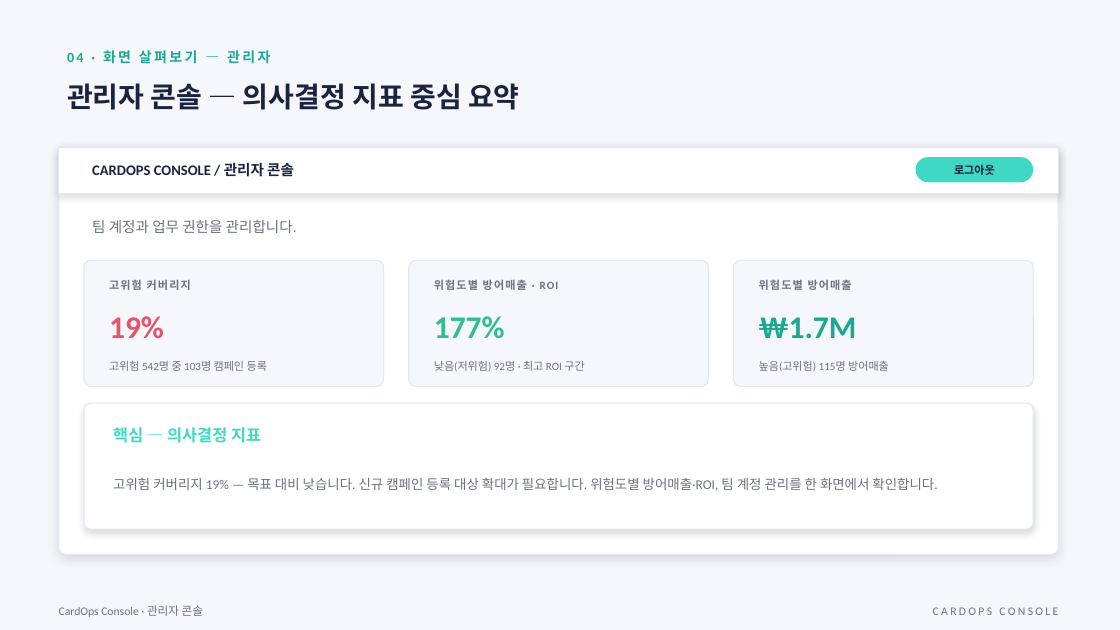
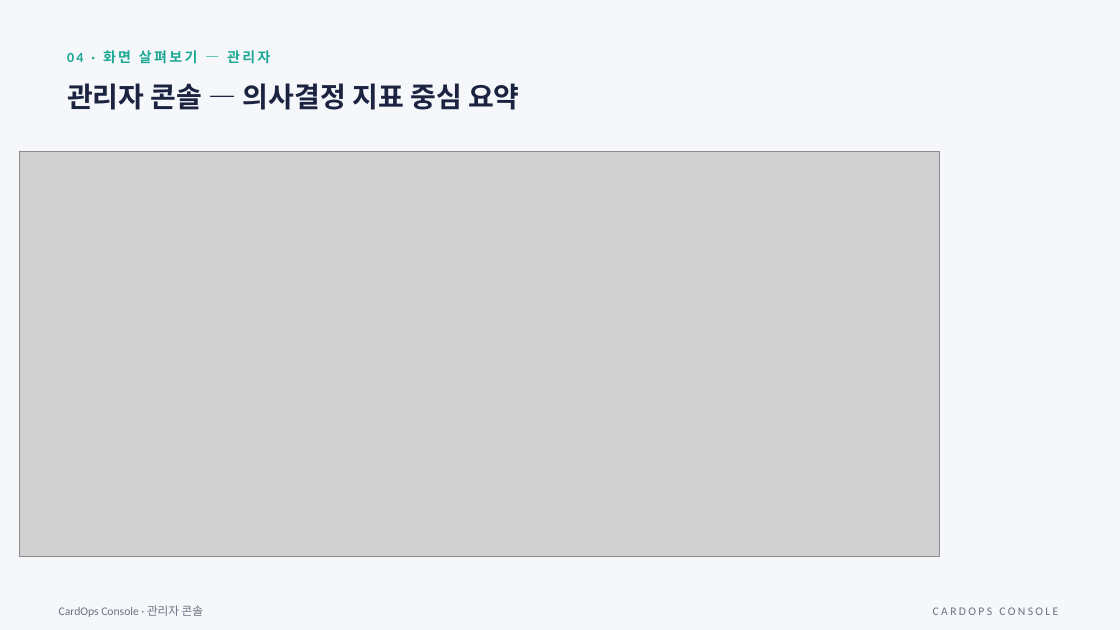
Before and after one commit to SKN-34-castleuk/SKN34-2nd-4Team, a slide deck: slide 15 of docs/ppt/비즈니스 로직.pptx. Drawn at 1120x630 pixels with LibreOffice and Linux fonts; fonts in the diff are those of the drawing; grey boxes stand for pictures. Boxes give left, top, right and bottom in pixels: in the first picture for what was removed or moved away, otherwise in the second. Text is boxed around its words. In the diff, an @@ line names an element or a change of style, - is before the commit and + after.

```diff
--- a/docs/ppt/비즈니스 로직.pptx
+++ b/docs/ppt/비즈니스 로직.pptx
@@ rounded rectangle removed at (59,147,1059,555) @@
@@ rectangle removed at (59,147,1059,193) @@
@@ picture added at (19,151,939,557) @@
@@ text removed at (92,162,294,177) @@
-CARDOPS CONSOLE / 관리자 콘솔
@@ rounded rectangle removed at (916,157,1033,182) @@
@@ text removed at (954,165,995,175) @@
-로그아웃
@@ text removed at (92,220,297,233) @@
-팀 계정과 업무 권한을 관리합니다.
@@ rounded rectangle removed at (84,260,384,386) @@
@@ rounded rectangle removed at (409,260,709,386) @@
@@ rounded rectangle removed at (734,260,1033,386) @@
@@ text removed at (109,279,190,290) @@
-고위험 커버리지
@@ text removed at (759,279,851,290) @@
-위험도별 방어매출
@@ text removed at (109,316,164,338) @@
-19%
@@ text removed at (434,316,505,339) @@
-177%
@@ text removed at (759,317,857,338) @@
-₩1.7M
@@ text removed at (109,361,267,371) @@
-고위험 542명 중 103명 캠페인 등록
@@ text removed at (434,361,584,371) @@
-낮음(저위험) 92명 · 최고 ROI 구간
@@ text removed at (759,361,889,371) @@
-높음(고위험) 115명 방어매출
@@ rounded rectangle removed at (84,403,1033,529) @@
@@ text removed at (113,427,261,443) @@
-핵심 — 의사결정 지표
@@ text removed at (113,478,937,490) @@
-고위험 커버리지 19% — 목표 대비 낮습니다. 신규 캠페인 등록 대상 확대가 필요합니다. 위험도별 방어매출·ROI, 팀 계정 관리를 한 화면에서 확인합니다.
@@ text removed at (590,478,719,491) @@
-위험도별 방어매출 · ROI
```
Also in this commit, not shown: 5 other slides changed, 5 other files.
